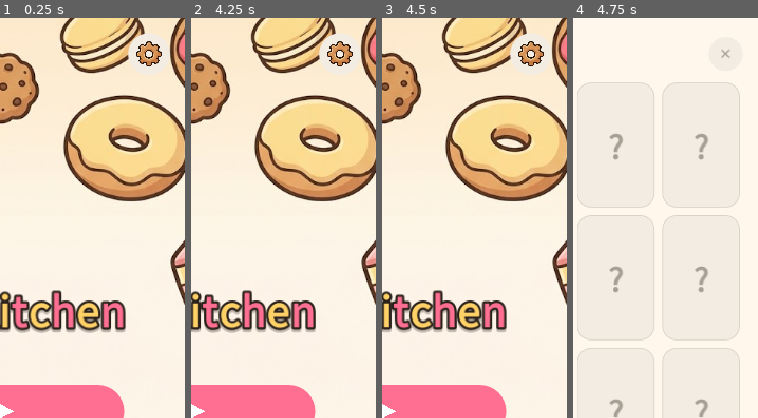
Above: before the commit, frames 1-4 (left to right).
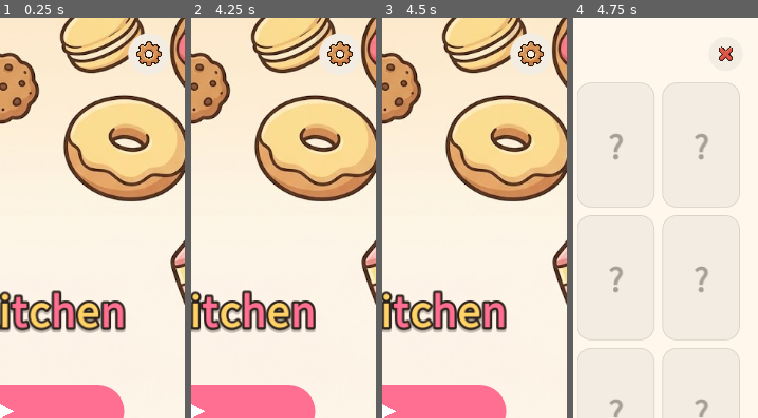
Above: after the commit, the same moments.

Repository: yellyB/game-slot-kitchen
Game: Godot game, scene res://scenes/Main.tscn
The game is run twice, just before and just after one commit, with the same random seed, the same clock (stepped at 60 frames per second) and the same inputs. Sound files missing from this copy of the repository are replaced by a short silence.
Inputs (mouse positions are % of the whole screen's width and height, from its top left):
- Up to frame 1 (0.25 s): no input
- Up to frame 2 (4.25 s): tap Enter at 0.5 s; move the mouse to (72, 45) at 0.52 s; hold D 0.53-1.25 s; tap Q at 0.6 s; click (72, 45) at 0.67 s; tap Space at 0.77 s; click (11, 5) at 1.25 s; drag from (30, 55) to (45, 70) at 2.02 s; move the mouse to (60, 28) at 2.77 s; hold D 2.78-3.5 s; tap R at 2.85 s; drag from (45, 70) to (20, 35) at 3.52 s
- Up to frame 3 (4.5 s): move the mouse to (80, 65) at 4.27 s; hold A from 4.28 s (still down); tap Z at 4.35 s
- Up to frame 4 (4.75 s): keep holding A; tap Space at 4.52 s
The pictures show only the part of the screen within x 50-100%, y 0-50%; the shares and areas given below are measured in that part.

Frames 1-3 are identical in both runs. In frame 4, 0.2% of the frame differs, in the area x 78-87%, y 7-11%.

Commit message:
test: 도감 닫기 버튼 ✕ 텍스트 → fail_x 이미지(16px)
체크/X 이미지 UI 적용 시험 — 도감 닫기부터. 36×36 버튼 안 중앙 16px.

Co-Authored-By: Claude Opus 4.8 (1M context) <noreply@anthropic.com>

Diff:
--- a/scripts/codex_screen.gd
+++ b/scripts/codex_screen.gd
@@ -50,11 +50,8 @@
 	hgap.size_flags_horizontal = Control.SIZE_EXPAND_FILL
 	header.add_child(hgap)
 	var close := Button.new()
-	close.text = "✕"
 	close.custom_minimum_size = Vector2(36, 36)
-	close.add_theme_font_size_override("font_size", 16)
-	close.add_theme_color_override("font_color", Palette.COCOA_400)
-	close.add_theme_color_override("font_hover_color", Palette.COCOA_800)
+	close.add_child(UI.ui_btn_icon("fail_x", 16))   # 텍스트 ✕ → 빨강 X 이미지(작게)
 	close.add_theme_stylebox_override("normal", UI.chip(Palette.COCOA_100))
 	close.add_theme_stylebox_override("hover", UI.chip(Palette.COCOA_200))
 	close.add_theme_stylebox_override("pressed", UI.chip(Palette.COCOA_200))
